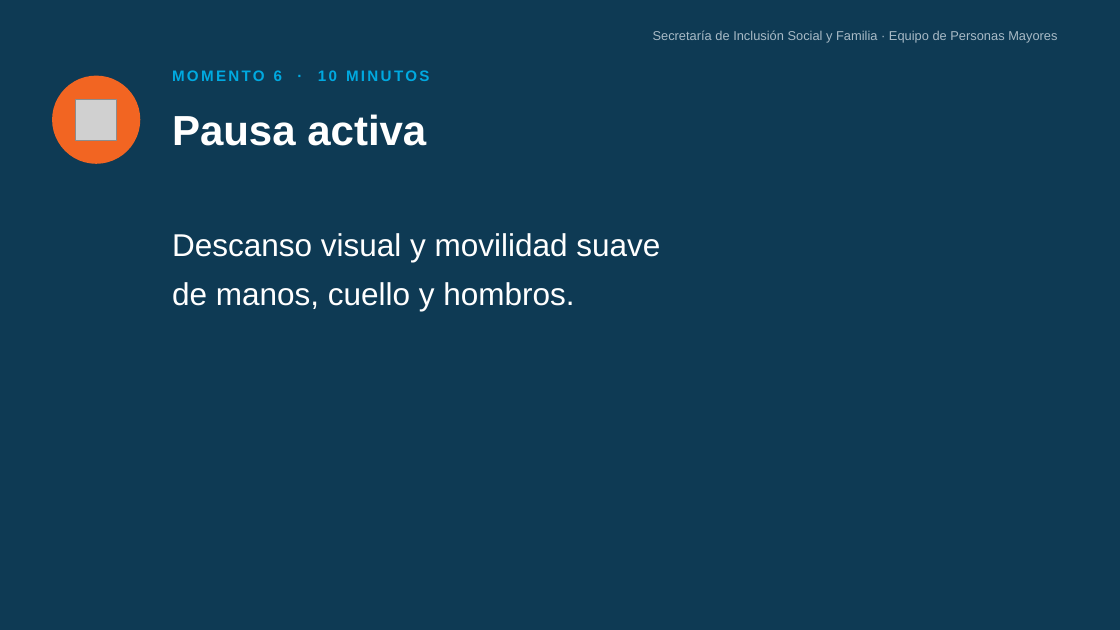
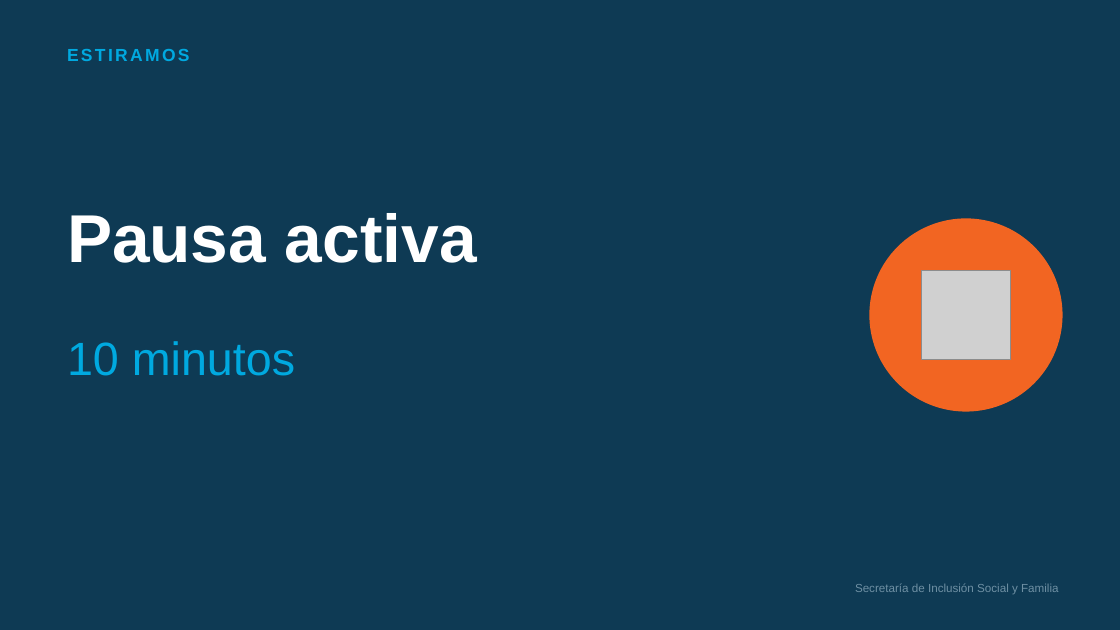
Before and after one commit to alquimia7ia-blip/Alquimia, a slide deck: slide 13 of docs/proyectos/personas-mayores/PPT_Sesion_5_Tecnologia_y_Dinero.pptx (slide 14 before the commit). Drawn at 1120x630 pixels with LibreOffice and Linux fonts; fonts in the diff are those of the drawing; grey boxes stand for pictures. Boxes give left, top, right and bottom in pixels: in the first picture for what was removed or moved away, otherwise in the second. Text is boxed around its words. In the diff, an @@ line names an element or a change of style, - is before the commit and + after.

```diff
--- a/docs/proyectos/personas-mayores/PPT_Sesion_5_Tecnologia_y_Dinero.pptx
+++ b/docs/proyectos/personas-mayores/PPT_Sesion_5_Tecnologia_y_Dinero.pptx
@@ text added at (67, 49, 190, 61), 15 pt, text #00A9E0, bold @@
+ESTIRAMOS
@@ ellipse removed at (52, 76, 140, 164) @@
@@ text "Pausa activa": place and size @@
-text "Pausa activa" at (172, 114, 426, 146)
+text "Pausa activa" at (67, 213, 477, 263)
@@ text "Pausa activa" at (67, 213, 477, 263): size 36 to 58 pt @@
@@ text removed at (172, 233, 660, 311) @@
-Descanso visual y movilidad suave
-de manos, cuello y hombros.
@@ ellipse added at (870, 218, 1063, 412), fill #F26522 @@
@@ picture: place and size @@
-picture at (76, 99, 116, 139)
+picture at (922, 271, 1011, 360)
@@ text at (67, 341, 295, 376): text changed; size 13 to 40 pt; bold off @@
-MOMENTO 6 · 10 MINUTOS
+10 minutos
@@ text at (855, 583, 1059, 594): text changed; size 11 to 10 pt; text colour #A8BAC6 to #6E8FA3 @@
-Secretaría de Inclusión Social y Familia · Equipo de Personas Mayores
+Secretaría de Inclusión Social y Familia
```
Also in this commit, not shown: 4 other slides changed, 20 slides added, 22 slides removed, 4 other files.
